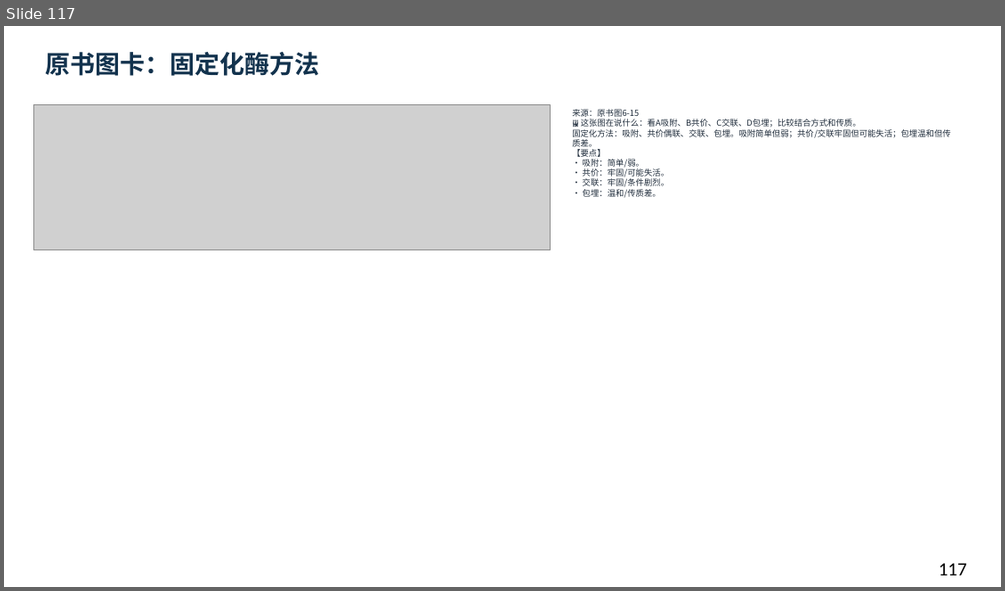
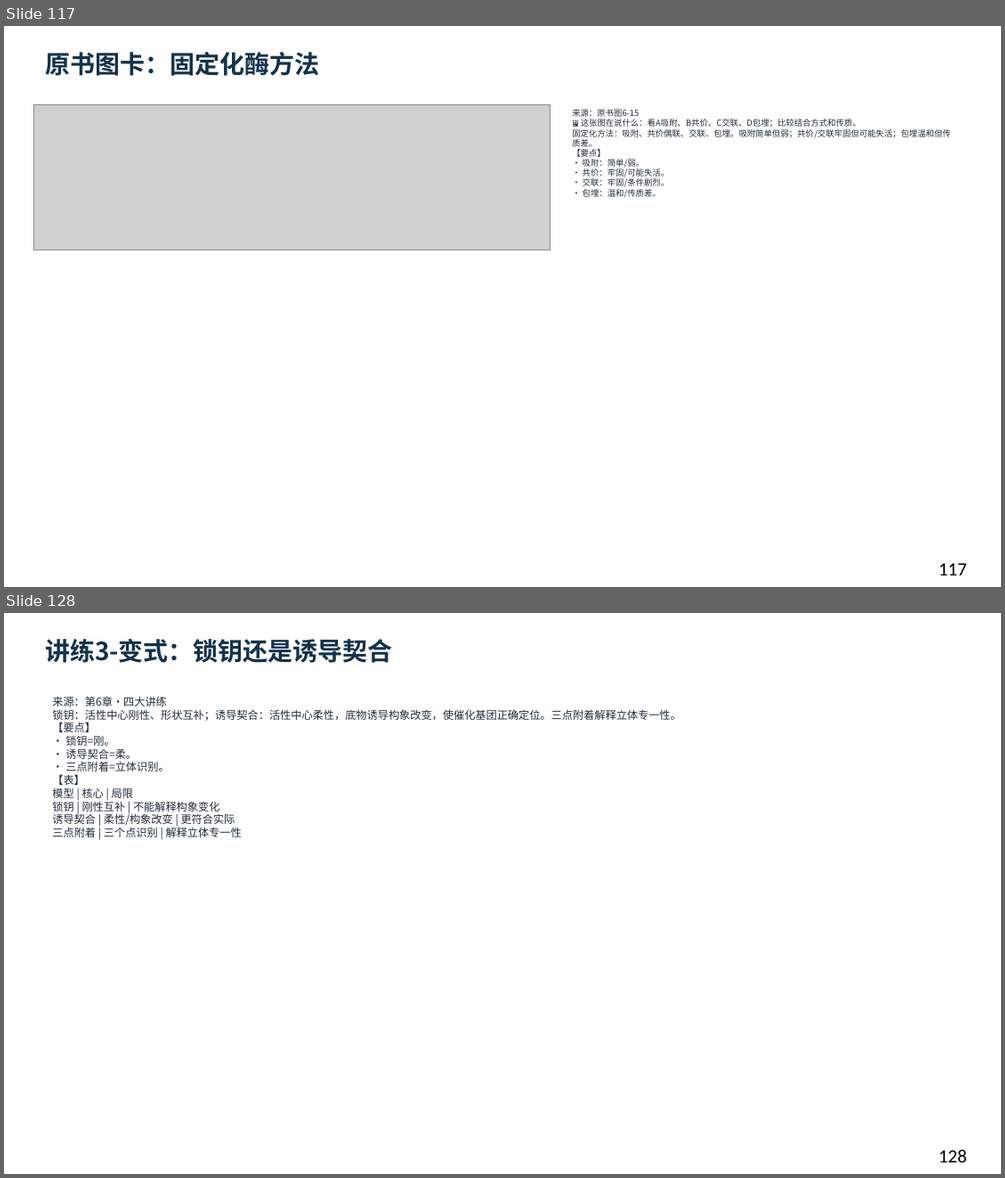
Before and after one commit to newkan-li/Biochemistry, a slide deck: downloads/bc06-ai-style.pptx. Shown one above the other, each under a label of ours: slide 117 before the commit, slides 117 and 128 after it; the slides between them are not shown. The pictures are 1005x591 and 1005x1178 pixels, drawn with LibreOffice and Linux fonts; fonts in the diff are those of the drawing; grey boxes stand for pictures. Boxes give left, top, right and bottom in pixels: in the first picture for what was removed or moved away, otherwise in the second. Text is boxed around its words. In the diff, an @@ line names an element or a change of style, - is before the commit and + after.

```diff
--- a/downloads/bc06-ai-style.pptx
+++ b/downloads/bc06-ai-style.pptx
@@ slide 128 added at bbox=[4, 613, 1001, 1174], background #FFFFFF @@
@@ text added at bbox=[45, 639, 393, 663], 24 pt, text #12324D, bold @@
+讲练3-变式：锁钥还是诱导契合
@@ text added at bbox=[52, 696, 680, 837], 10.5 pt, text #202D3C @@
+来源：第6章·四大讲练
+锁钥：活性中心刚性、形状互补；诱导契合：活性中心柔性，底物诱导构象改变，使催化基团正确定位。三点附着解释立体专一性。
+【要点】
+• 锁钥=刚。
+• 诱导契合=柔。
+• 三点附着=立体识别。
+【表】
+模型 | 核心 | 局限
+锁钥 | 刚性互补 | 不能解释构象变化
+诱导契合 | 柔性/构象改变 | 更符合实际
+三点附着 | 三个点识别 | 解释立体专一性
@@ text added at bbox=[938, 1149, 967, 1162], 18 pt, text #000000 @@
+128
```
Also in this commit, not shown: 1 slide changed, 15 other slides added, 6 other files.
